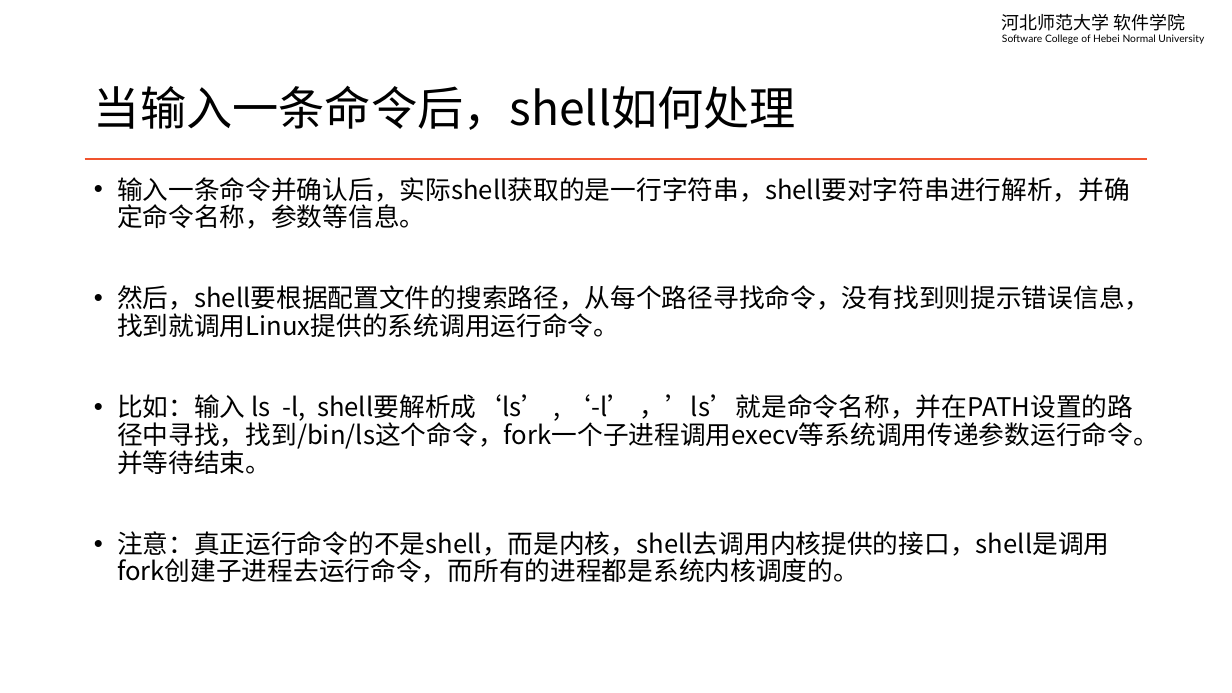
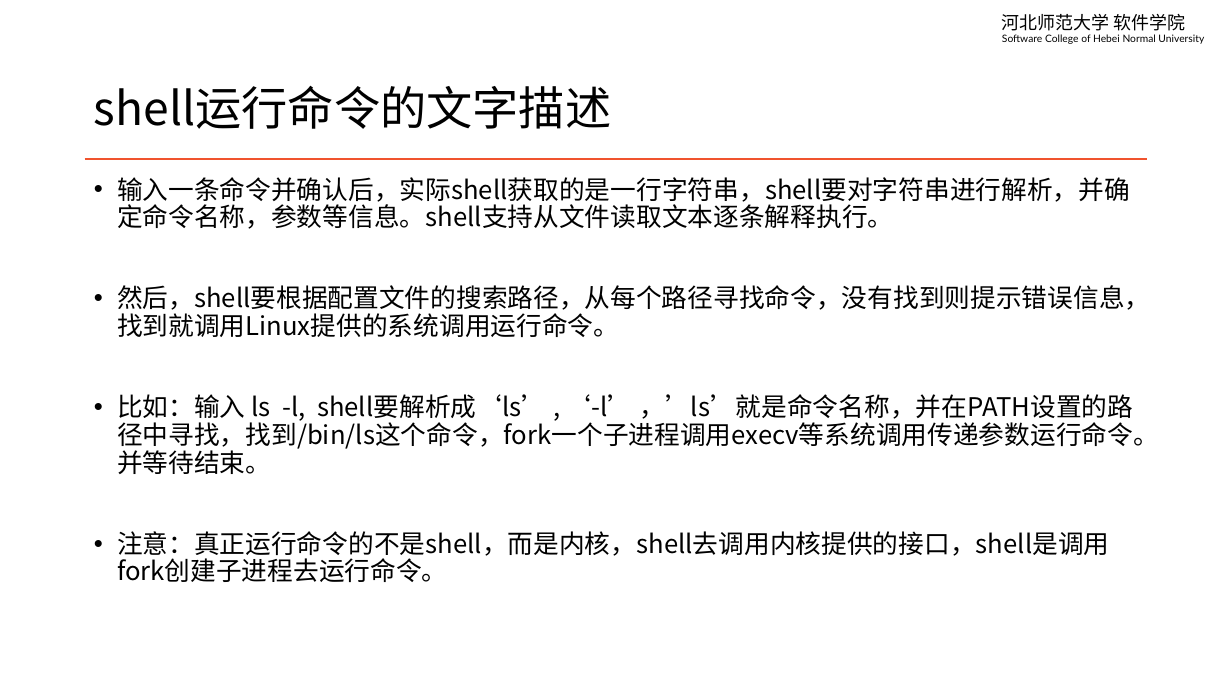
Before and after one commit to edu2act/course-linux-system, a slide deck: slide 5 of materials/slides/ch11-how-does-shell-run-a-command.pptx (slide 4 before the commit). Drawn at 1232x693 pixels with LibreOffice and Linux fonts; fonts in the diff are those of the drawing. Boxes give left, top, right and bottom in pixels: in the first picture for what was removed or moved away, otherwise in the second. Text is boxed around its words. In the diff, an @@ line names an element or a change of style, - is before the commit and + after.

```diff
--- a/materials/slides/ch11-how-does-shell-run-a-command.pptx
+++ b/materials/slides/ch11-how-does-shell-run-a-command.pptx
@@ title at [94, 86, 611, 129]: text changed @@
-当输入一条命令后，shell如何处理
+shell运行命令的文字描述
@@ text at [117, 177, 1130, 229]: text changed @@
-• 输入一条命令并确认后，实际shell获取的是一行字符串，shell要对字符串进行解析，并确定命令名称，参数等信息。
+• 输入一条命令并确认后，实际shell获取的是一行字符串，shell要对字符串进行解析，并确定命令名称，参数等信息。shell支持从文件读取文本逐条解释执行。
@@ text at [117, 531, 1109, 582]: text changed @@
-• 注意：真正运行命令的不是shell，而是内核，shell去调用内核提供的接口，shell是调用fork创建子进程去运行命令，而所有的进程都是系统内核调度的。
+• 注意：真正运行命令的不是shell，而是内核，shell去调用内核提供的接口，shell是调用fork创建子进程去运行命令。
```
Also in this commit, not shown: 1 slide added.
